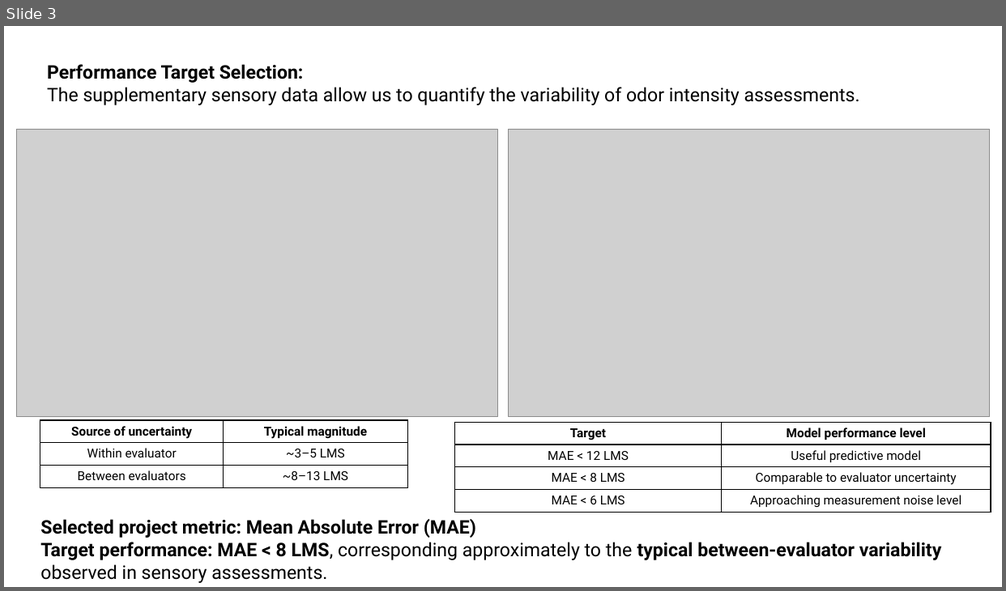
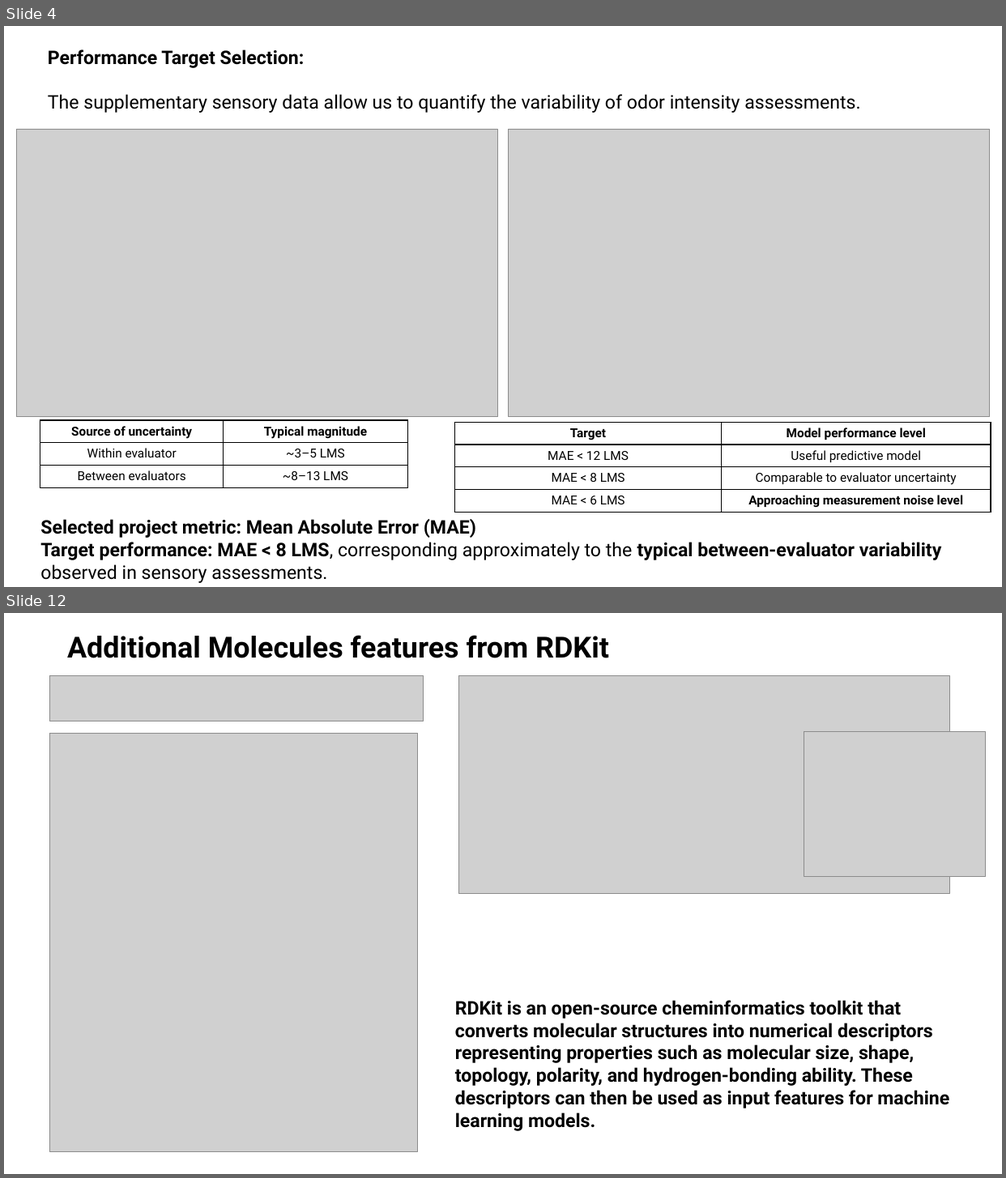
Before and after one commit to kiriyevskykiril/ai-program-2026, a slide deck: project_1/precentation/Smell intensity presentation.pptx. Shown one above the other, each under a label of ours: slide 3 before the commit, slides 4 and 12 after it; the slides between them are not shown. The pictures are 1006x591 and 1006x1178 pixels, drawn with LibreOffice and Linux fonts; fonts in the diff are those of the drawing; grey boxes stand for pictures. Boxes give left, top, right and bottom in pixels: in the first picture for what was removed or moved away, otherwise in the second. Text is boxed around its words. In the diff, an @@ line names an element or a change of style, - is before the commit and + after.

```diff
--- a/project_1/precentation/Smell intensity presentation.pptx
+++ b/project_1/precentation/Smell intensity presentation.pptx
@@ slide 12 added at (4, 613, 1002, 1174), background #FFFFFF @@
@@ text added at (67, 635, 609, 658), 28 pt, text #000000, bold @@
+Additional Molecules features from RDKit
@@ picture added at (50, 676, 424, 721) @@
@@ picture added at (458, 676, 949, 894) @@
@@ picture added at (50, 733, 418, 1152) @@
@@ picture added at (803, 731, 985, 876) @@
@@ text added at (455, 1000, 949, 1131), 18 pt, text #000000, bold @@
+RDKit is an open-source cheminformatics toolkit that converts molecular structures into numerical descriptors representing properties such as molecular size, shape, topology, polarity, and hydrogen-bonding ability. These descriptors can then be used as input features for machine learning models.
@@ what was slide 3 is now slide 4 @@
@@ slide 4 changed as well @@
@@ text "Performance Target Selection:" rewrapped from (47, 64, 860, 105) to (48, 49, 860, 113) @@
@@ table at (454, 422, 991, 512) @@
@@ bold on in "Approaching measurement noise level" @@
```
Also in this commit, not shown: 2 other slides changed, 15 other slides added, 16 other files.
